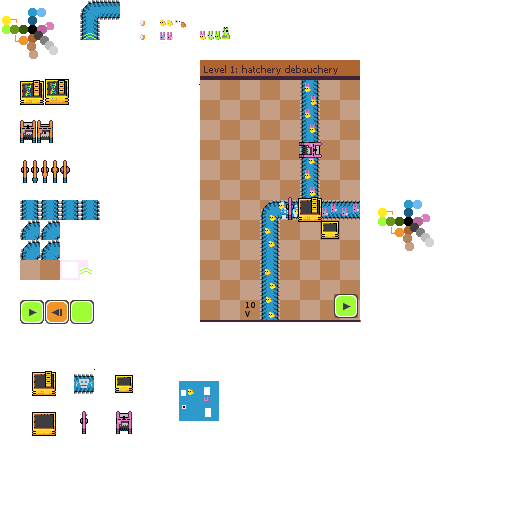
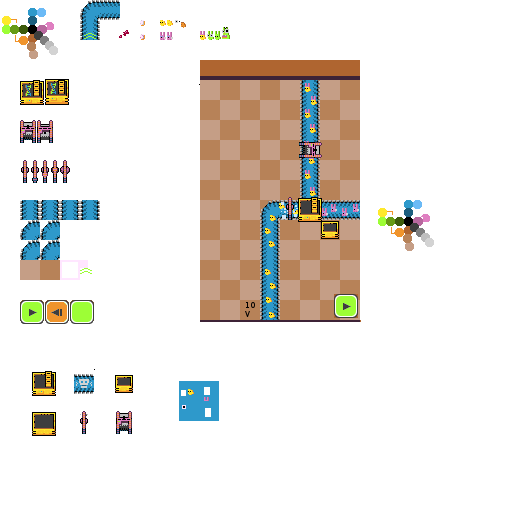
Revision of a layered 512x512 image; what changed, layer by layer:
painted on "Level 1: hatchery debauchery" over bbox(204, 65, 338, 75)
painted on "Background" over bbox(119, 30, 129, 38)
